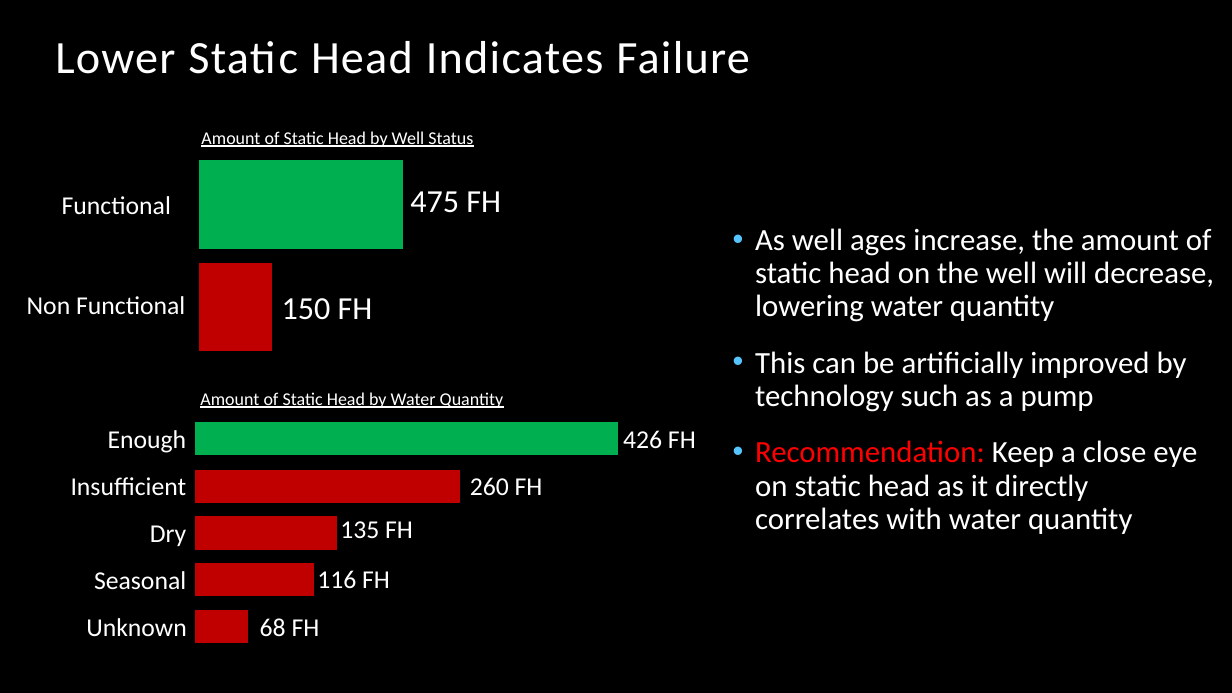
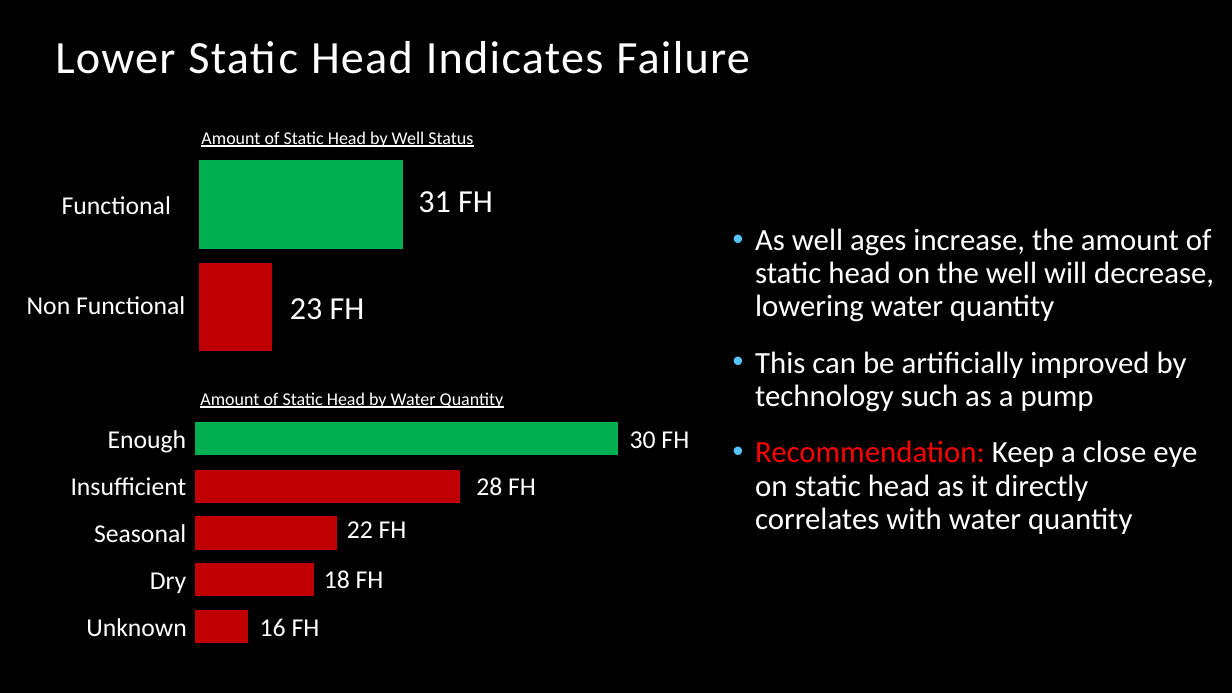
Before and after one commit to bentson1187/phase_3_project, a slide deck: slide 9 of Stakeholder Presentation.pptx. Drawn at 1232x693 pixels with LibreOffice and Linux fonts; fonts in the diff are those of the drawing; background and template pictures are left out. Boxes give left, top, right and bottom in pixels: in the first picture for what was removed or moved away, otherwise in the second. Text is boxed around its words. In the diff, an @@ line names an element or a change of style, - is before the commit and + after.

```diff
--- a/Stakeholder Presentation.pptx
+++ b/Stakeholder Presentation.pptx
@@ text at (418,191,493,213): text changed @@
-475 FH
+31 FH
@@ text at (290,298,365,320): text changed @@
-150 FH
+23 FH
@@ text at (630,431,689,448): text changed @@
-426 FH
+30 FH
@@ text at (476,477,536,496): text changed @@
-260 FH
+28 FH
@@ text "Seasonal": place and size @@
-text "Seasonal" at (94,571,186,590)
+text "Seasonal" at (94,524,186,543)
@@ text at (347,521,407,538): text changed @@
-135 FH
+22 FH
@@ text "Dry": place and size @@
-text "Dry" at (150,525,186,546)
+text "Dry" at (150,572,186,593)
@@ text at (324,570,384,589): text changed @@
-116 FH
+18 FH
@@ text at (260,618,320,636): text changed @@
-68 FH
+16 FH
```
Also in this commit, not shown: 4 other slides changed, 4 other files.
